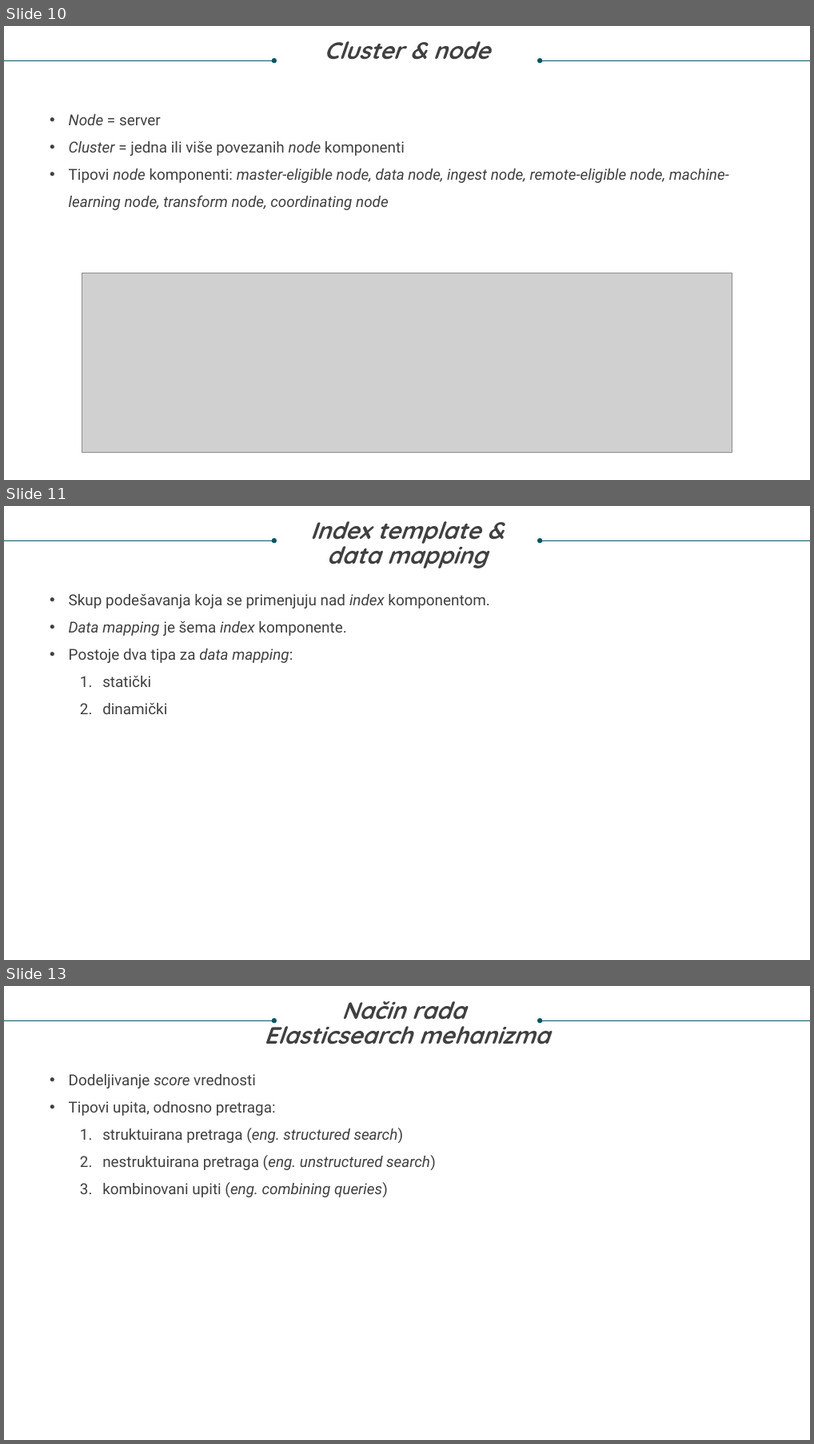
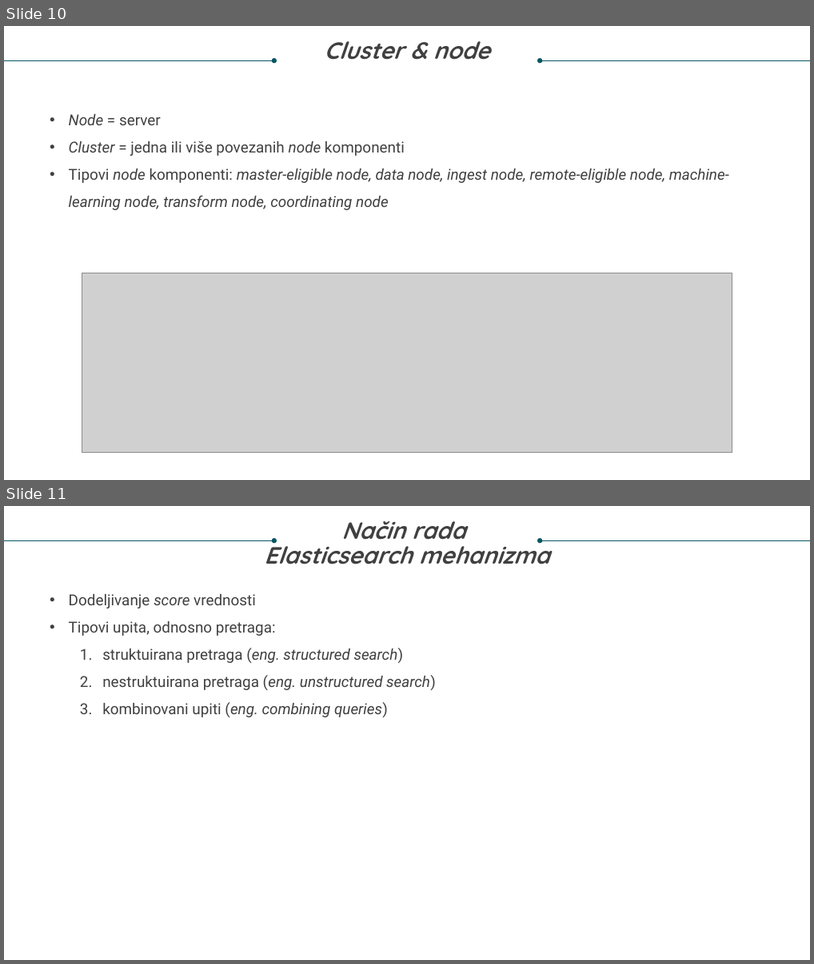
Before and after one commit to Nevenaa01/DebugIt, a slide deck: Nevena Gligorov diplomski prezentacija.pptx. Shown one above the other, each under a label of ours: slides 10, 11 and 13 before the commit, slides 10 and 11 after it; the slides between them are not shown. The pictures are 814x1444 and 814x964 pixels, drawn with LibreOffice and Linux fonts; fonts in the diff are those of the drawing; grey boxes stand for pictures. Boxes give left, top, right and bottom in pixels: in the first picture for what was removed or moved away, otherwise in the second. Text is boxed around its words. In the diff, an @@ line names an element or a change of style, - is before the commit and + after.

```diff
--- a/Nevena Gligorov diplomski prezentacija.pptx
+++ b/Nevena Gligorov diplomski prezentacija.pptx
@@ slide 11 removed at <box>4,506,810,960</box>, background #FFFFFF @@
@@ text removed at <box>310,521,487,568</box> @@
-Index template &
-data mapping
@@ arrow removed from (4, 540) to (274, 540) @@
@@ arrow removed from (810, 540) to (540, 540) @@
@@ text removed at <box>69,594,490,714</box> @@
-• Skup podešavanja koja se primenjuju nad index komponentom.
-• Data mapping je šema index komponente.
-• Postoje dva tipa za data mapping:
-  1. statički
-  2. dinamički
@@ what was slide 13 is now slide 11 @@
```
Also in this commit, not shown: 1 other slide removed.
